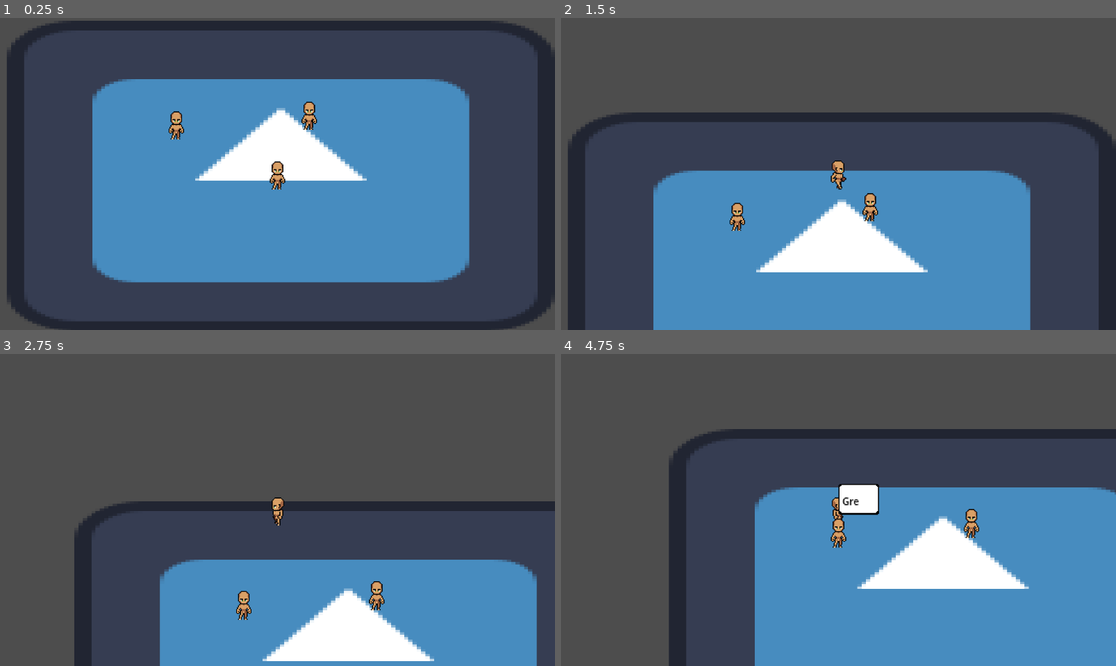
Above: before the commit, frames 1-4 (two rows, left to right).
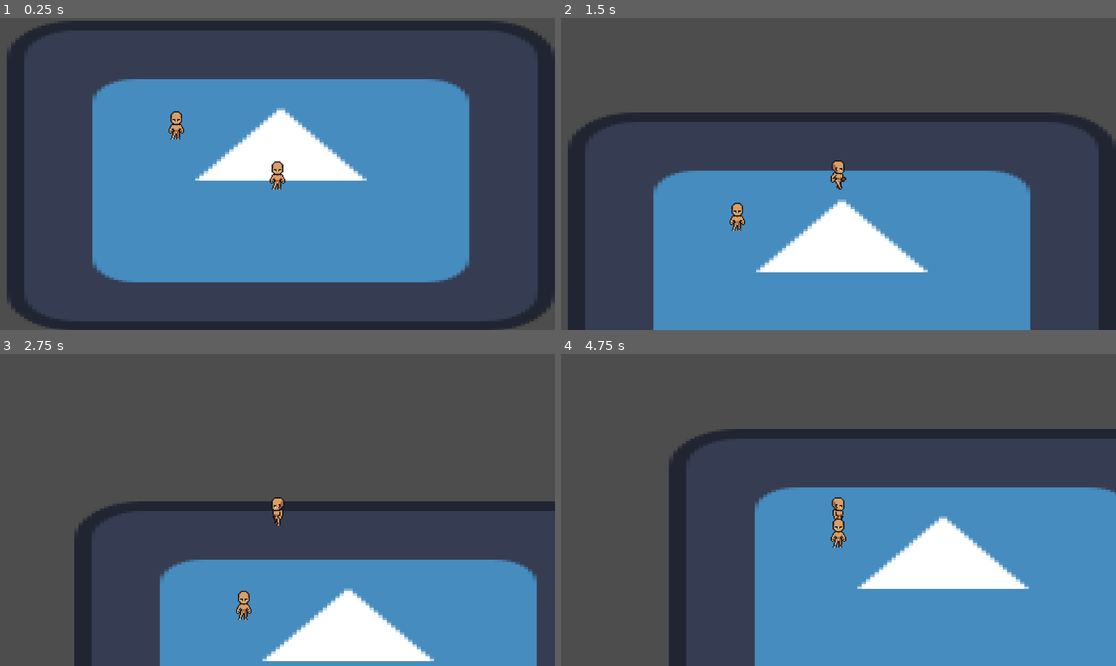
Above: after the commit, the same moments.

Repository: higamersslk/godot-dialogue-system
Game: Godot game, scene res://source/main.tscn
Same seed, same stepped clock (60 frames per second), same inputs: the game is played once before the commit and once after it. The engine's default icon, where the game draws it, is replaced by a stand-in: a white triangle on a blue panel in a dark square.
Inputs (mouse positions are in pixels of both pictures, inside the frame that each line leads up to):
- Up to frame 1 (0.25 s): no input
- Up to frame 2 (1.5 s): move the mouse to (810, 236) at 0.52 s; hold E (chat) 0.53-1.28 s; hold W (up) from 0.53 s (still down); move the mouse to (1005, 220) at 1.27 s; tap E (chat) at 1.35 s
- Up to frame 3 (2.75 s): move the mouse to (111, 463) at 2.02 s; release W (up) at 2.03 s; press the mouse at (111, 463) at 2.03 s; hold A (left) from 2.03 s (still down); tap E (chat) at 2.3 s
- Up to frame 4 (4.75 s): move the mouse to (866, 510) at 2.77 s; release the mouse at (866, 510) at 2.78 s; tap E (chat) at 2.85, 4.55 s; move the mouse to (755, 432) at 3.52 s; release A (left) at 3.53 s; hold S (down) 3.53-4.28 s; hold E (chat) 3.53-4.28 s; move the mouse to (960, 494) at 4.27 s; hold D (right) from 4.28 s (still down); click (960, 494) at 4.35 s

The runs differ from the first frame. In frame 1, 0.2% of the frame differs, in the area x 54-58%, y 26-36%; in frame 2, 0.2%; in frame 3, 0.2%; in frame 4, 0.9%, in the area x 49-76%, y 41-60%.

Commit message:
clean up unused files

Diff:
--- a/source/dialogue_system/dialogue_area_2d.gd
+++ b/source/dialogue_system/dialogue_area_2d.gd
@@ -19,14 +19,6 @@
 func _ready() -> void:
 	body_entered.connect(_on_body_entered)
 	body_exited.connect(_on_body_exited)
-
-
-func _unhandled_input(event: InputEvent) -> void:
-	if not event.is_action_pressed("chat"): return
-	if not _is_inside_area: return
-	if _dialogue_manager: return
-
-	_start_dialogue()
 
 
 func _on_body_entered(body: Node) -> void:
--- a/source/dialogue_system/dialogue_area_2d.tscn
+++ /dev/null
@@ -1,6 +0,0 @@
-[gd_scene load_steps=2 format=3 uid="uid://bo6imvj2gix88"]
-
-[ext_resource type="Script" uid="uid://cbiliyt80153u" path="res://source/dialogue_system/dialogue_area_2d.gd" id="1_jvc3a"]
-
-[node name="DialogueArea2D" type="Area2D"]
-script = ExtResource("1_jvc3a")
--- a/source/dialogue_system/dialogue_manager.gd
+++ b/source/dialogue_system/dialogue_manager.gd
@@ -32,7 +32,6 @@
 
 
 func end_dialogue() -> void:
-	text_box.queue_free()
 	dialogue_ended.emit()
 
 
@@ -66,4 +65,4 @@
 
 	var dialogue_area: DialogueArea2D = context["dialogue_area"]
 	text_box.position = to_local(dialogue_area.global_position + Vector2(0, -50))
-	dialogue_area.add_child(text_box)
+	add_child(text_box)
--- a/source/dialogue_system/resources/blocks/condition_block.gd
+++ /dev/null
@@ -1,3 +0,0 @@
-class_name DialogueConditionBlock
-extends DialogueBlock
-## TODO
--- a/source/dialogue_system/resources/blocks/function_block.gd
+++ /dev/null
@@ -1,23 +0,0 @@
-class_name DialogueFunctionBlock
-extends DialogueBlock
-
-
-enum MethodType {
-	NODE,
-	STATIC
-}
-
-## The type used to call the method.
-@export var method_type: MethodType
-@export_group("Method")
-## The [Node] to call the method.
-@export var node_path: NodePath
-## The [Script] to call the method. Methods most be static functions to be called.
-@export var static_method: Script
-## The [Node] or [Script] method name.
-@export var method_name: String
-## The method parameters.
-@export var args: Array
-
-
-## TO DO
--- a/source/dialogues/npc1.tres
+++ /dev/null
@@ -1,56 +0,0 @@
-[gd_resource type="Resource" script_class="DialogueContainer" load_steps=10 format=3 uid="uid://cknwgdt5irmtd"]
-
-[ext_resource type="Script" uid="uid://c6i6he7s4mhfh" path="res://source/dialogue_system/resources/blocks/text_block.gd" id="1_8osrp"]
-[ext_resource type="Script" uid="uid://dhpy5ov3djth2" path="res://source/dialogue_system/resources/dialogue_container.gd" id="1_244a3"]
-[ext_resource type="Script" uid="uid://dua435a2vshxx" path="res://source/dialogue_system/resources/blocks/jump_block.gd" id="2_8osrp"]
-
-[sub_resource type="Resource" id="Resource_px1os"]
-script = ExtResource("1_8osrp")
-dialogues_text = Array[String](["This is the label  \"block_2\"! Here we gonna see DialogueFunctionBlock in action,", "we gonna run a side walk animation in the npc you're talking to.", "so lets try NOOOOOOW!"])
-dialogues_audio = Array[AudioStream]([])
-text_speed = 10.0
-randomize_dialogue = false
-metadata/_custom_type_script = "uid://c6i6he7s4mhfh"
-
-[sub_resource type="Resource" id="Resource_8osrp"]
-script = ExtResource("2_8osrp")
-goto_label = &"test"
-metadata/_custom_type_script = "uid://dua435a2vshxx"
-
-[sub_resource type="Resource" id="Resource_fngix"]
-script = ExtResource("1_8osrp")
-dialogues_text = Array[String](["[wave amp=30.0 freq=10.0]Greetings[/wave] stranger!", "this is a dialogue text block", "you can create long conversations using this block.", "and this also support BB code and multiple audios!", "but lets see the next block."])
-dialogues_audio = Array[AudioStream]([])
-text_speed = 1.0
-randomize_dialogue = false
-metadata/_custom_type_script = "uid://c6i6he7s4mhfh"
-
-[sub_resource type="Resource" id="Resource_13lsm"]
-script = ExtResource("1_8osrp")
-dialogues_text = Array[String](["this is another text block!", "every text block has it own logic separated from the core system.", "you can create many block as you want without changing the core code.", "now we gonna change the label.", "remember that labels are different blocks array in the dialogue container", "every label has it own blocks logic.", "and you can add as many block as you want.", "you can change the current label context calling the DialogueJumpBlock", "so lets jump label now!!!!!"])
-dialogues_audio = Array[AudioStream]([])
-text_speed = 0.0
-randomize_dialogue = false
-metadata/_custom_type_script = "uid://c6i6he7s4mhfh"
-
-[sub_resource type="Resource" id="Resource_qht1y"]
-script = ExtResource("2_8osrp")
-goto_label = &"block_2"
-metadata/_custom_type_script = "uid://dua435a2vshxx"
-
-[sub_resource type="Resource" id="Resource_bedcy"]
-script = ExtResource("1_8osrp")
-dialogues_text = Array[String](["Have you read about that [url=sword]sword[/url]?", "Mann, i miss my [url=cat]cat[/url].", "I hope u never step close that [url=old_lady]old lady[/url], shes somehow so annoying."])
-dialogues_audio = Array[AudioStream]([])
-text_speed = 1.0
-randomize_dialogue = true
-metadata/_custom_type_script = "uid://c6i6he7s4mhfh"
-
-[resource]
-script = ExtResource("1_244a3")
-dialogues = Dictionary[StringName, Array]({
-&"block_2": [SubResource("Resource_px1os"), SubResource("Resource_8osrp")],
-&"random_dialogue": [SubResource("Resource_bedcy")],
-&"start": [SubResource("Resource_fngix"), SubResource("Resource_13lsm"), SubResource("Resource_qht1y")]
-})
-metadata/_custom_type_script = "uid://dhpy5ov3djth2"
--- a/source/main.tscn
+++ b/source/main.tscn
@@ -1,17 +1,8 @@
-[gd_scene load_steps=9 format=3 uid="uid://d3ivlx4l0e0nv"]
+[gd_scene load_steps=4 format=3 uid="uid://d3ivlx4l0e0nv"]
 
 [ext_resource type="Texture2D" uid="uid://b3i4327wln14b" path="res://icon.svg" id="1_s8x7u"]
 [ext_resource type="PackedScene" uid="uid://c5o6uenpbatt4" path="res://source/characters/player/player.tscn" id="2_4naa1"]
 [ext_resource type="PackedScene" uid="uid://f2ykjxmkwan8" path="res://source/characters/npc/npc.tscn" id="3_1elff"]
-[ext_resource type="Script" uid="uid://cbiliyt80153u" path="res://source/dialogue_system/dialogue_area_2d.gd" id="4_2uit2"]
-[ext_resource type="PackedScene" uid="uid://dytsj61wrt3tv" path="res://source/dialogue_system/UI/text_box.tscn" id="5_rewae"]
-[ext_resource type="Resource" uid="uid://cknwgdt5irmtd" path="res://source/dialogues/npc1.tres" id="6_d5d55"]
-
-[sub_resource type="CircleShape2D" id="CircleShape2D_7mycd"]
-radius = 27.4591
-
-[sub_resource type="RectangleShape2D" id="RectangleShape2D_lquwl"]
-size = Vector2(41, 30)
 
 [node name="Main" type="Node2D"]
 y_sort_enabled = true
@@ -29,32 +20,3 @@
 [node name="Npc" parent="." instance=ExtResource("3_1elff")]
 position = Vector2(454, 185)
 script = null
-
-[node name="DialogueArea2D" type="Area2D" parent="Npc"]
-script = ExtResource("4_2uit2")
-entry_label = &"start"
-insta_dialogue = true
-text_box = ExtResource("5_rewae")
-dialogue_container = ExtResource("6_d5d55")
-metadata/_custom_type_script = "uid://cbiliyt80153u"
-
-[node name="CollisionShape2D" type="CollisionShape2D" parent="Npc/DialogueArea2D"]
-position = Vector2(0, 10)
-shape = SubResource("CircleShape2D_7mycd")
-
-[node name="Npc2" parent="." instance=ExtResource("3_1elff")]
-position = Vector2(592, 175)
-script = null
-
-[node name="DialogueArea2D2" type="Area2D" parent="Npc2"]
-position = Vector2(0, 4)
-script = ExtResource("4_2uit2")
-entry_label = &"random_dialogue"
-insta_dialogue = true
-text_box = ExtResource("5_rewae")
-dialogue_container = ExtResource("6_d5d55")
-metadata/_custom_type_script = "uid://cbiliyt80153u"
-
-[node name="CollisionShape2D" type="CollisionShape2D" parent="Npc2/DialogueArea2D2"]
-position = Vector2(-1, 15)
-shape = SubResource("RectangleShape2D_lquwl")
Not shown, removed: source/dialogue_system/resources/blocks/condition_block.gd.uid
Not shown, removed: source/dialogue_system/resources/blocks/function_block.gd.uid
